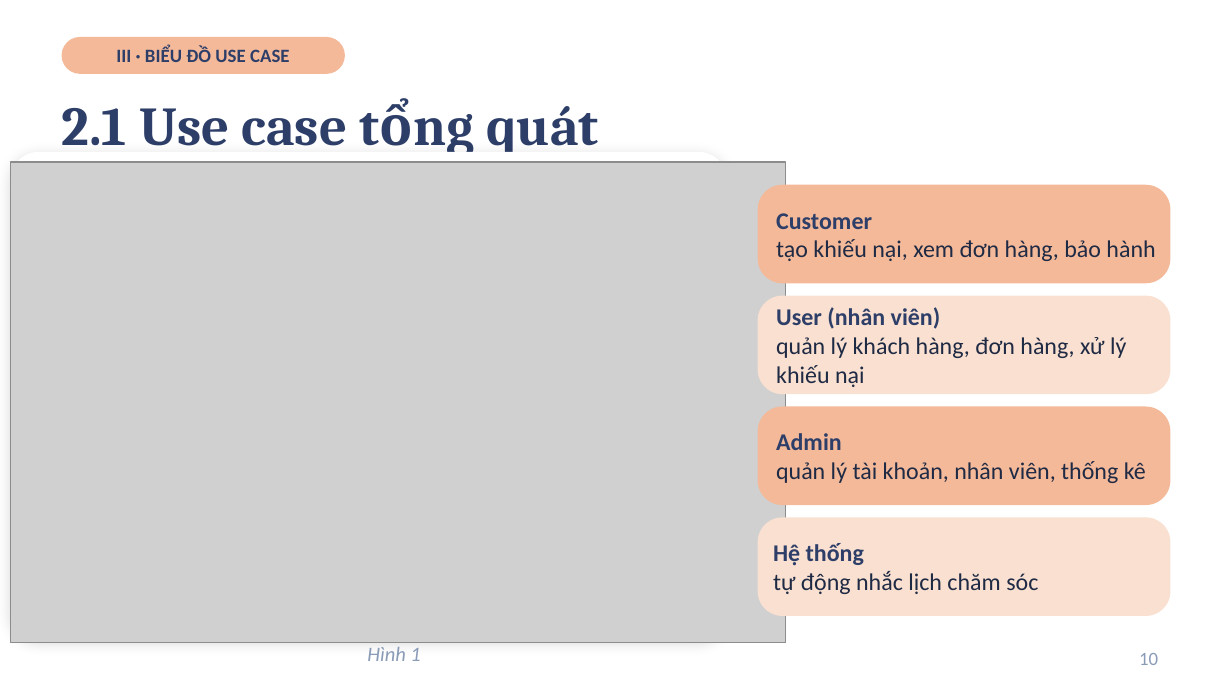
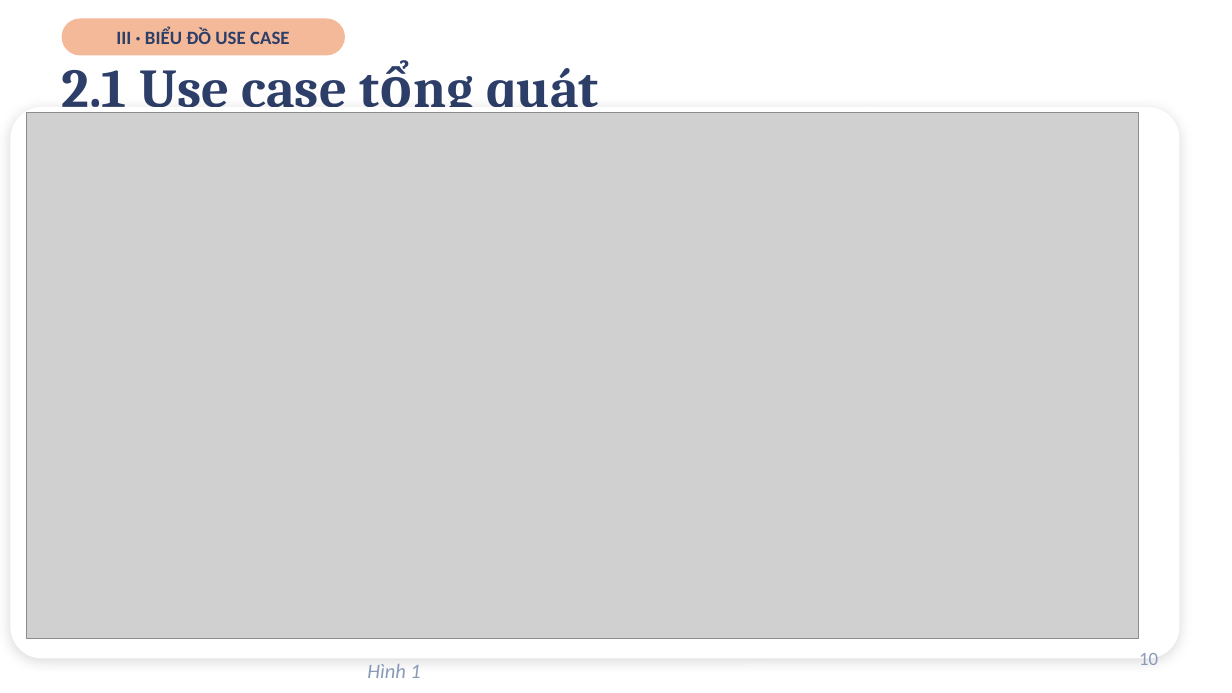
Before and after one commit to tqlong1003/SPS-System, a slide deck: slide 10 of Slide_Khoa_Luan.pptx. Drawn at 1232x693 pixels with LibreOffice and Linux fonts; fonts in the diff are those of the drawing; grey boxes stand for pictures. Boxes give left, top, right and bottom in pixels: in the first picture for what was removed or moved away, otherwise in the second. Text is boxed around its words. In the diff, an @@ line names an element or a change of style, - is before the commit and + after.

```diff
--- a/Slide_Khoa_Luan.pptx
+++ b/Slide_Khoa_Luan.pptx
@@ rounded rectangle "III · BIỂU ĐỒ USE ...": place and size @@
-rounded rectangle "III · BIỂU ĐỒ USE ..." at bbox=[62, 37, 345, 74]
+rounded rectangle "III · BIỂU ĐỒ USE ..." at bbox=[62, 18, 345, 55]
@@ title "2.1 Use case tổng quát" rewrapped from bbox=[62, 106, 599, 152] to bbox=[62, 68, 599, 119] @@
@@ rounded rectangle: place and size @@
-rounded rectangle at bbox=[11, 152, 727, 641]
+rounded rectangle at bbox=[11, 107, 1180, 659]
@@ picture: place and size @@
-picture at bbox=[11, 163, 786, 643]
+picture at bbox=[27, 112, 1138, 638]
@@ rounded rectangle removed at bbox=[758, 185, 1170, 283] @@
@@ text removed at bbox=[776, 213, 1155, 261] @@
-Customer
-tạo khiếu nại, xem đơn hàng, bảo hành
@@ rounded rectangle removed at bbox=[758, 296, 1170, 394] @@
@@ text removed at bbox=[776, 307, 1126, 387] @@
-User (nhân viên)
-quản lý khách hàng, đơn hàng, xử lý khiếu nại
@@ rounded rectangle removed at bbox=[758, 407, 1170, 505] @@
@@ text removed at bbox=[776, 433, 1146, 483] @@
-Admin
-quản lý tài khoản, nhân viên, thống kê
@@ rounded rectangle removed at bbox=[758, 517, 1170, 616] @@
@@ text removed at bbox=[773, 543, 1038, 594] @@
-Hệ thống
-tự động nhắc lịch chăm sóc
@@ text "Hình 1": place and size @@
-text "Hình 1" at bbox=[367, 647, 420, 661]
+text "Hình 1" at bbox=[367, 664, 420, 678]
```
Also in this commit, not shown: 12 other slides changed, 1 other file.
